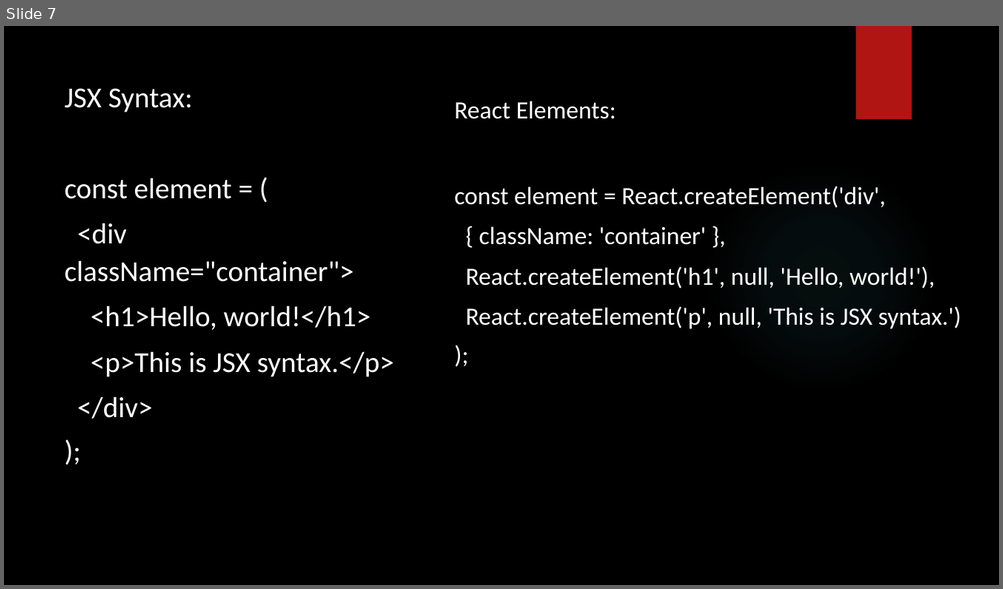
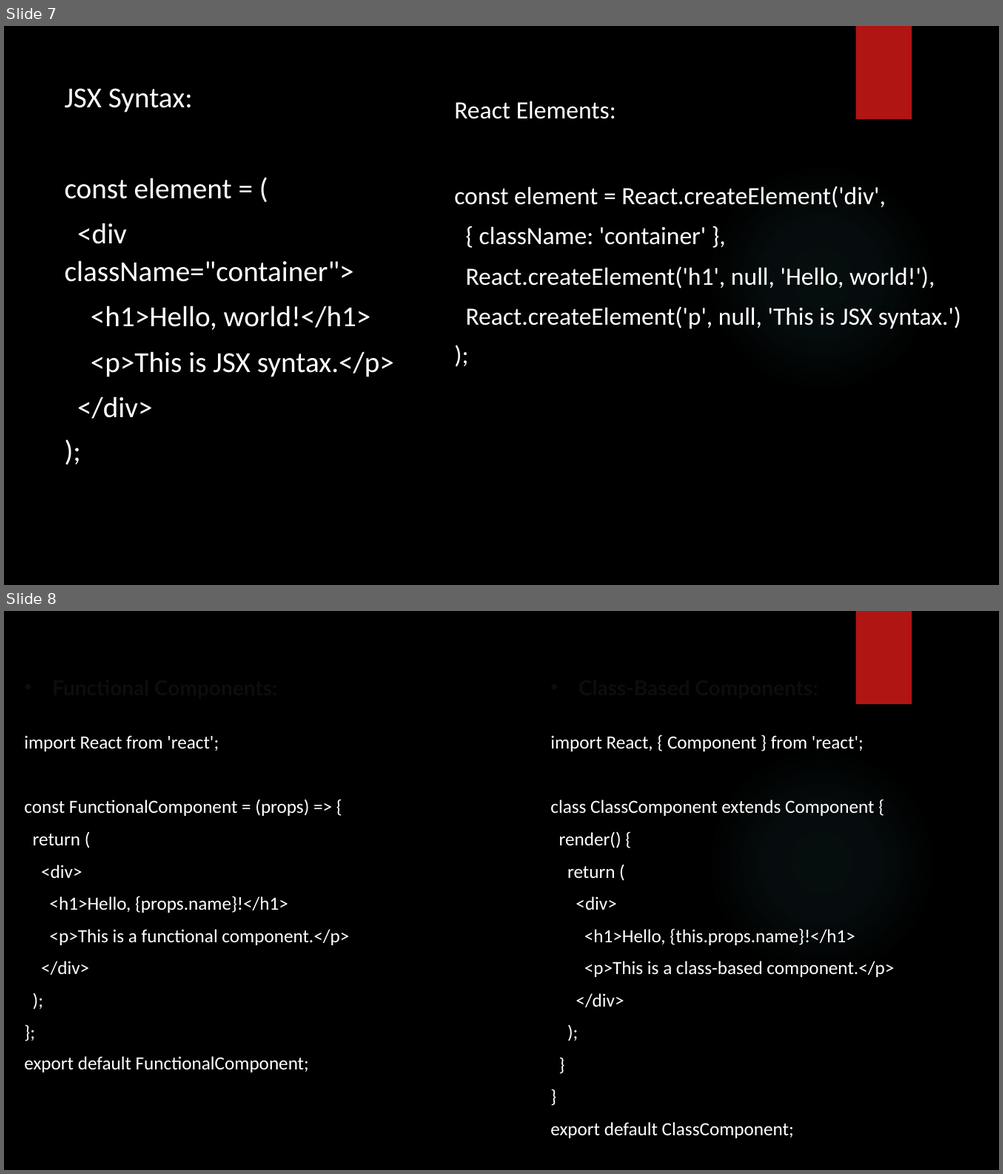
Before and after one commit to onkarbhawar111/React-batch-7-Oct, a slide deck: React PPT.pptx. Shown one above the other, each under a label of ours: slide 7 before the commit, slides 7 and 8 after it. The pictures are 1003x589 and 1003x1174 pixels, drawn with LibreOffice and Linux fonts; fonts in the diff are those of the drawing; background and template pictures are left out. Boxes give left, top, right and bottom in pixels: in the first picture for what was removed or moved away, otherwise in the second. Text is boxed around its words. In the diff, an @@ line names an element or a change of style, - is before the commit and + after.

```diff
--- a/React PPT.pptx
+++ b/React PPT.pptx
@@ slide 8 added at (4, 611, 999, 1170), background picture (left out); not listed: 2 template elements that a slide beside it also shows @@
@@ text added at (24, 735, 349, 1073), 18 pt, text #FFFFFF @@
+• Functional Components:
+import React from 'react';
+const FunctionalComponent = (props) => {
+return (
+<div>
+<h1>Hello, {props.name}!</h1>
+<p>This is a functional component.</p>
+</div>
+);
+};
+export default FunctionalComponent;
@@ text added at (550, 735, 893, 1139), 18 pt, text #FFFFFF @@
+• Class-Based Components:
+import React, { Component } from 'react';
+class ClassComponent extends Component {
+render() {
+return (
+<div>
+<h1>Hello, {this.props.name}!</h1>
+<p>This is a class-based component.</p>
+</div>
+);
+}
+}
+export default ClassComponent;
```
Also in this commit, not shown: 15 other slides added, 7 other files.
